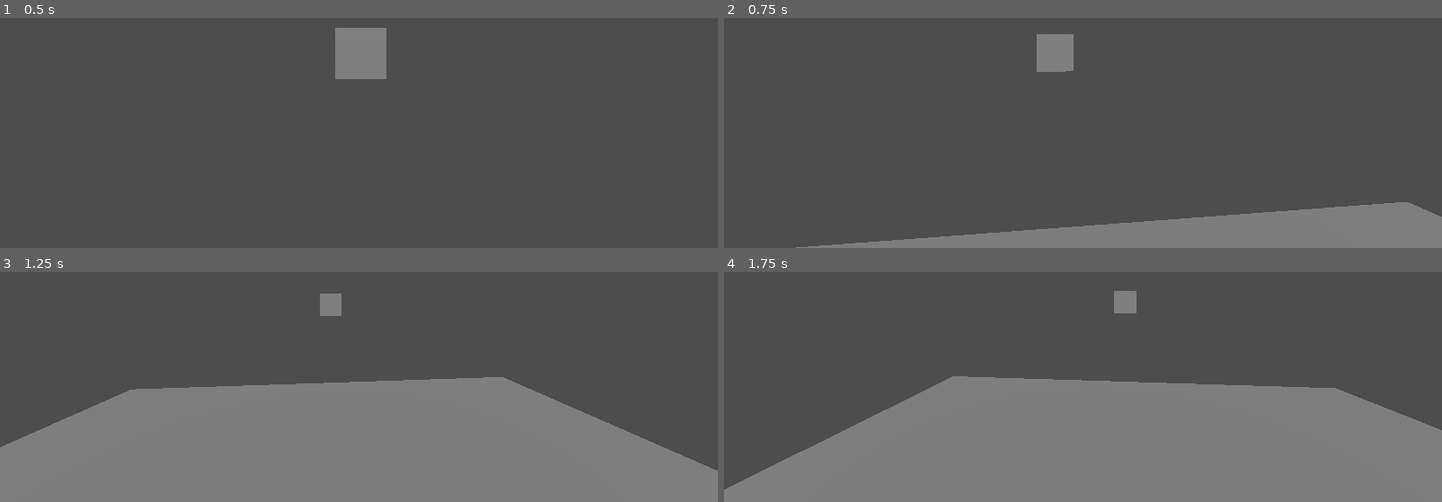
Above: before the commit, frames 1-4 (two rows, left to right).
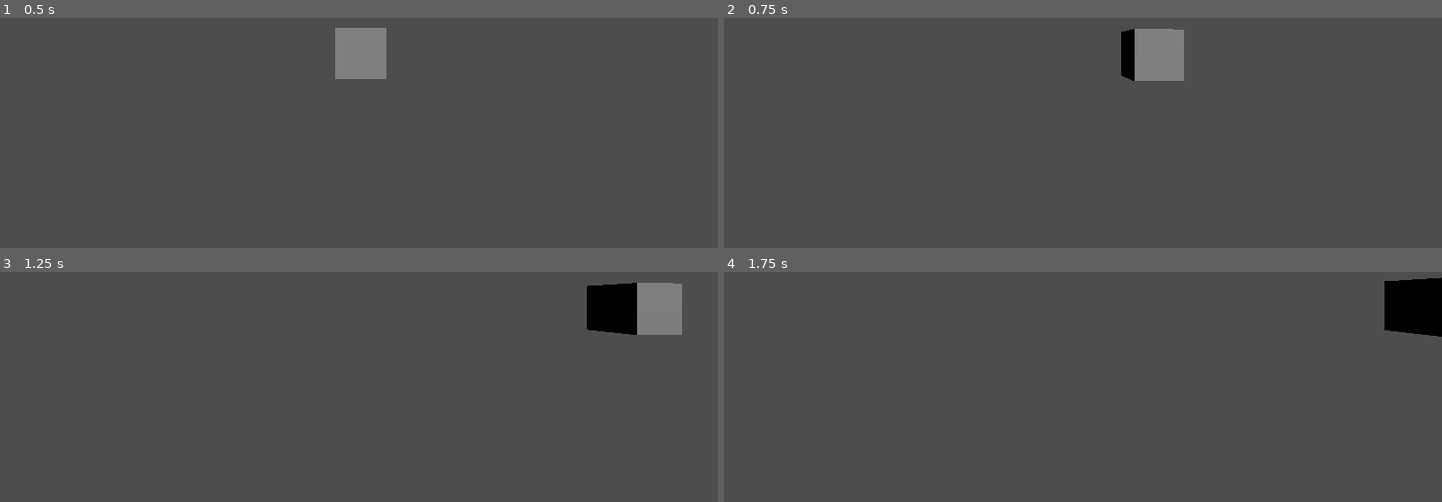
Above: after the commit, the same moments.

Repository: Sqydev/Learning_godot
Game: Godot game, scene res://Level1.tscn
Two runs of this game, one before a commit and one after it. Both use one fixed random seed, a clock stepped at 60 frames per second and the inputs below.
Inputs (mouse positions are in pixels of both pictures, inside the frame that each line leads up to):
- Up to frame 1 (0.5 s): no input
- Up to frame 2 (0.75 s): tap Enter at 0.5 s; move the mouse to (1118, 45) at 0.52 s; hold A (a) from 0.53 s (still down)
- Up to frame 3 (1.25 s): keep holding A (a); tap D (d) at 0.8 s
- Up to frame 4 (1.75 s): move the mouse to (1047, 301) at 1.27 s; release A (a) at 1.28 s; tap D (d) at 1.35 s; tap S (s) at 1.55 s

Frame 1 is identical in both runs. In frame 2, 12% of the frame differs, in the area x 10-100%, y 4-100%; in frame 3, 47%, in the area x 0-100%, y 4-100%; in frame 4, 45%.

Commit message:
Movement works

Diff:
--- a/scripts/player.gd
+++ b/scripts/player.gd
@@ -7,7 +7,7 @@
 var mouse_delta = Vector2.ZERO
 var mousepos = Vector2.ZERO
 var vertical_rotation_of_camera_now = 0.0
-var player_dir = Vector2.ZERO
+var player_dir = Vector3.ZERO
 
 # Vars speed type
 var sensitivity = 0.1
@@ -42,19 +42,21 @@
 	camera.rotation_degrees.x = vertical_rotation_of_camera_now
 
 func Movment():
-	player_dir.x = cos(camera.rotation_degrees.y)
-	player_dir.y = sin(camera.rotation_degrees.y)
+	player_dir = Vector3.ZERO
 
 	if(Input.is_action_pressed("w")):
-		velocity.x = player_dir.x * speed
-		velocity.z = player_dir.y * speed
-	elif(Input.is_action_pressed("s")):
-		velocity.x = -1 * speed
-	elif(Input.is_action_pressed("a")):
-		velocity.z = 1 * speed
-	elif(Input.is_action_pressed("d")):
-		velocity.z = -1 * speed
+		player_dir.z -= 1
+	if(Input.is_action_pressed("s")):
+		player_dir.z += 1
+	if(Input.is_action_pressed("a")):
+		player_dir.x -= 1
+	if(Input.is_action_pressed("d")):
+		player_dir.x += 1
+
+	player_dir = player_dir.normalized()
+	player_dir = global_transform.basis * player_dir
+
+	velocity.x = player_dir.x * speed
+	velocity.z = player_dir.z * speed
 
 	move_and_slide();
-
-	velocity = Vector3.ZERO
